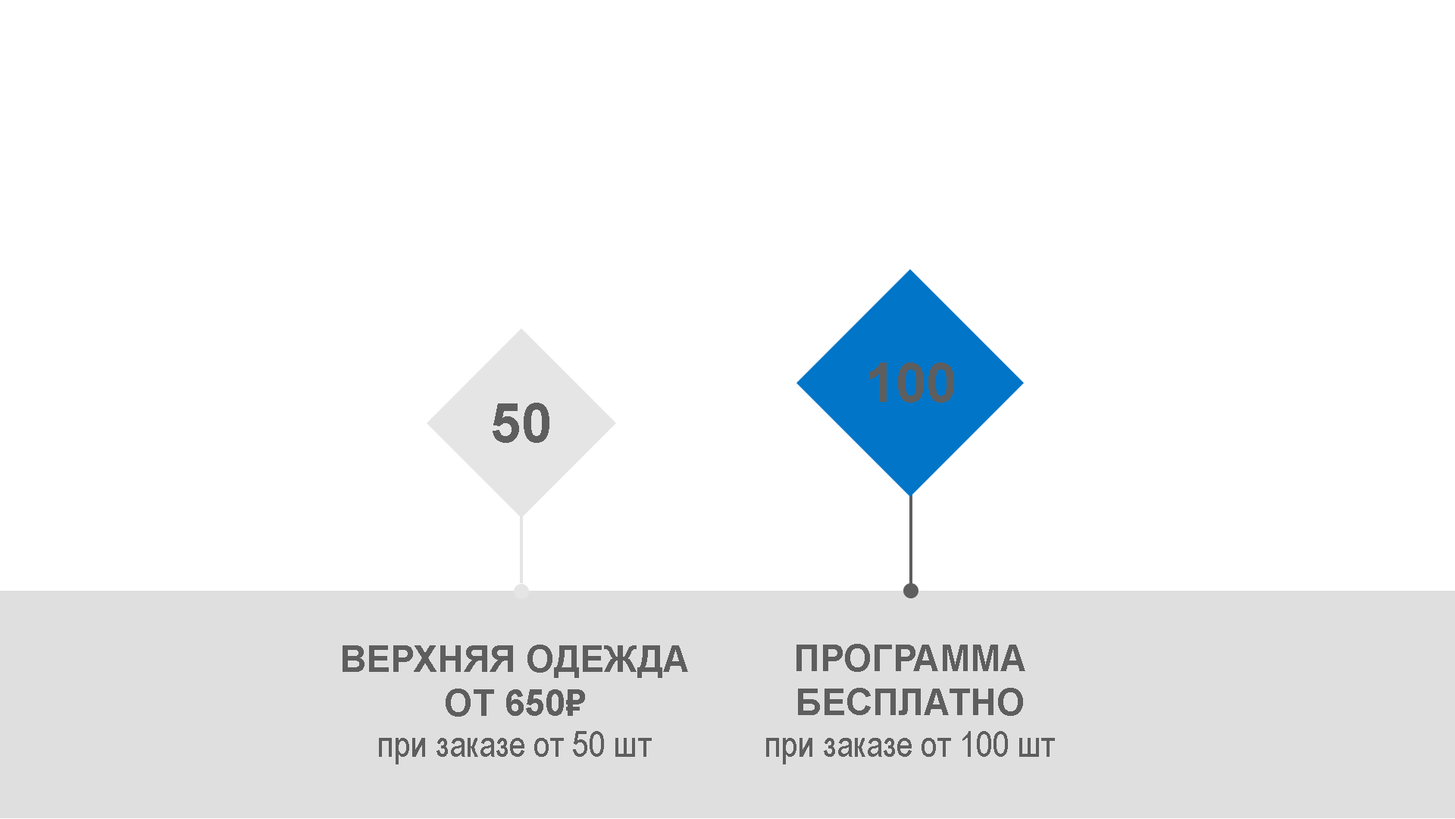
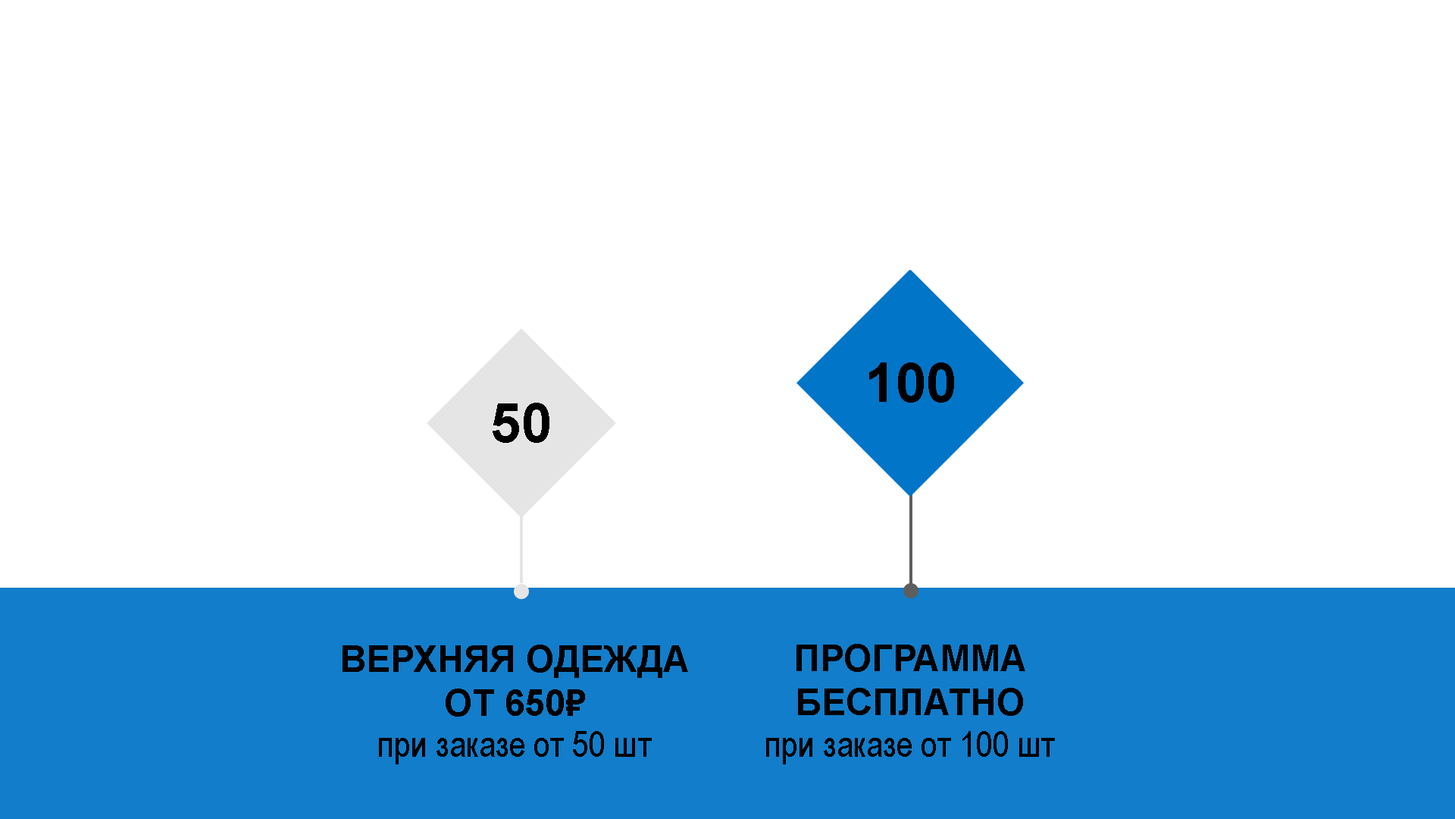
Before/after of a (1455, 819) layered artwork. What changed in the layer stack:
added group "Client" with 17 layers over (x1=0, y1=269, x2=1455, y2=819)
moved "прямоуг справа" into group "Client" over (x1=796, y1=269, x2=1025, y2=599)
painted on "100" over (x1=869, y1=362, x2=955, y2=403)
moved "прямоуг слева" into group "Client" over (x1=426, y1=402, x2=617, y2=599)
painted on "50" over (x1=492, y1=402, x2=550, y2=443)
moved "Слева текст" into group "Client" over (x1=766, y1=643, x2=1056, y2=765)
painted on "при заказе от 100 шт" over (x1=766, y1=730, x2=1056, y2=765)
painted on "ПРОГРАММА БЕСПЛАТНО" over (x1=796, y1=643, x2=1026, y2=716)
moved "Справа текст" into group "Client" over (x1=342, y1=644, x2=689, y2=765)
painted on "при заказе от 50 шт" over (x1=378, y1=730, x2=652, y2=765)
painted on "ВЕРХНЯЯ ОДЕЖДА ОТ 650₽" over (x1=342, y1=644, x2=689, y2=717)
removed layer "Прямоугольник 1" over (x1=0, y1=590, x2=1455, y2=818)
added layer "Прямоугольник 4" in group "Client" over (x1=0, y1=587, x2=1455, y2=819)
